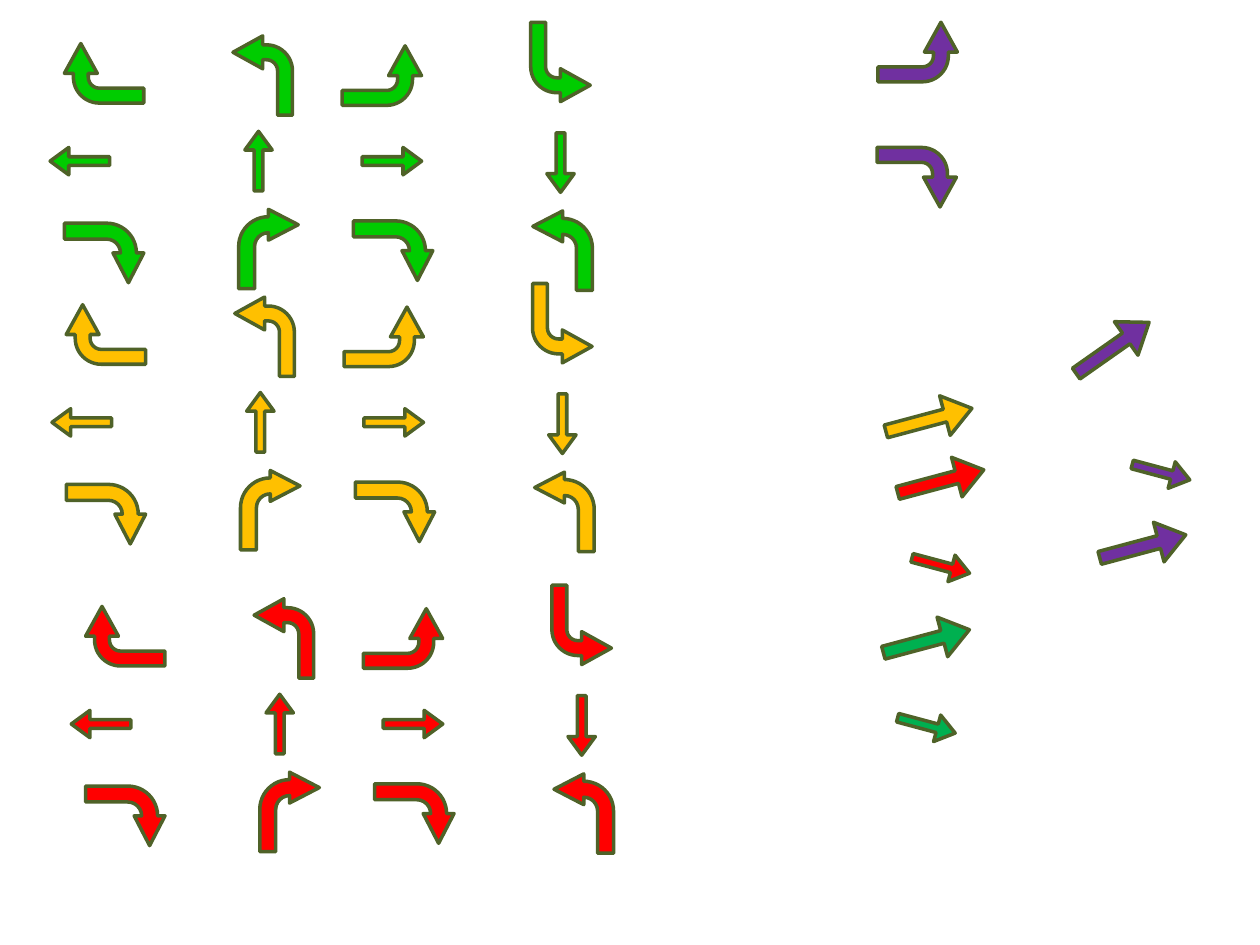
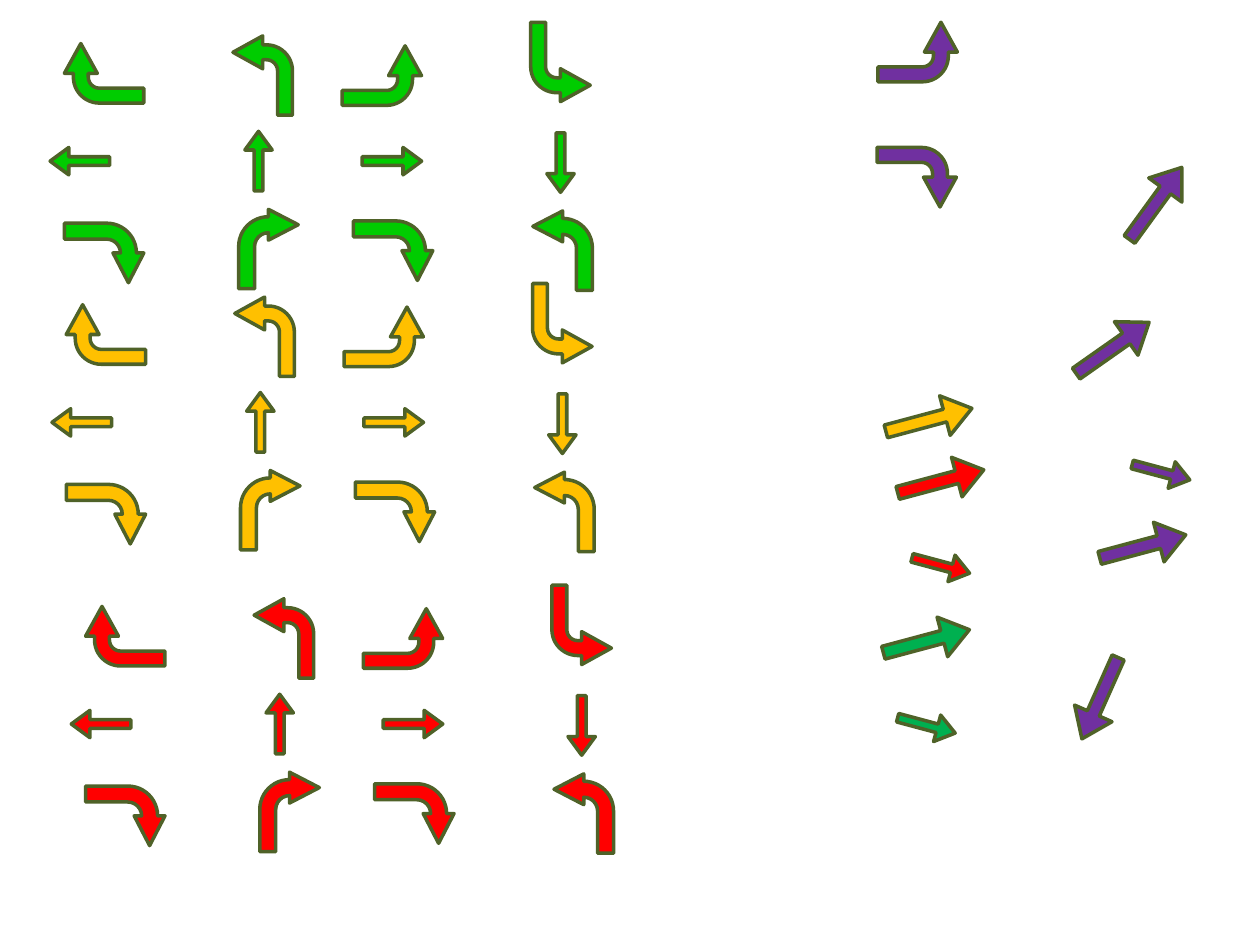
Before and after one commit to johny1614/magazyn, a slide deck: slide 5 of obrazy.pptx. Drawn at 1260x945 pixels with LibreOffice and Linux fonts; fonts in the diff are those of the drawing. Boxes give left, top, right and bottom in pixels: in the first picture for what was removed or moved away, otherwise in the second. Text is boxed around its words. In the diff, an @@ line names an element or a change of style, - is before the commit and + after.

```diff
--- a/obrazy.pptx
+++ b/obrazy.pptx
@@ up arrow added at <box>1113,155,1198,252</box>, fill #7030A0, outline #4F6228 2 pt @@
@@ up arrow added at <box>1063,650,1137,748</box>, fill #7030A0, outline #4F6228 2 pt @@
```
Also in this commit, not shown: 3 other files.
